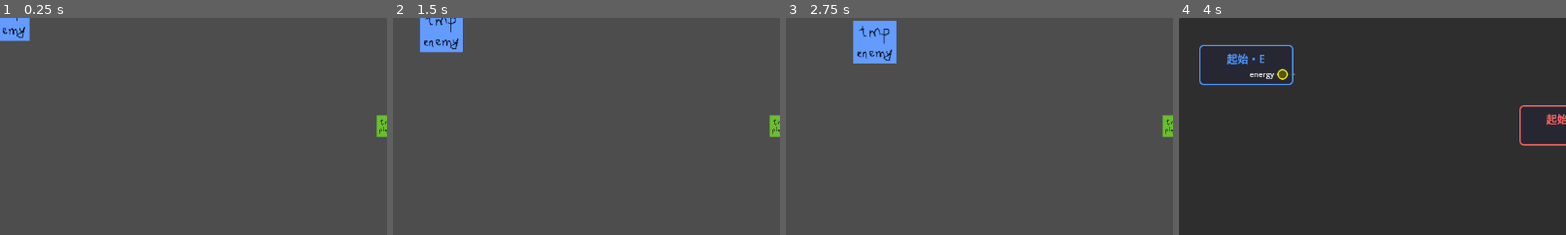
Above: before the commit, frames 1-4 (left to right).
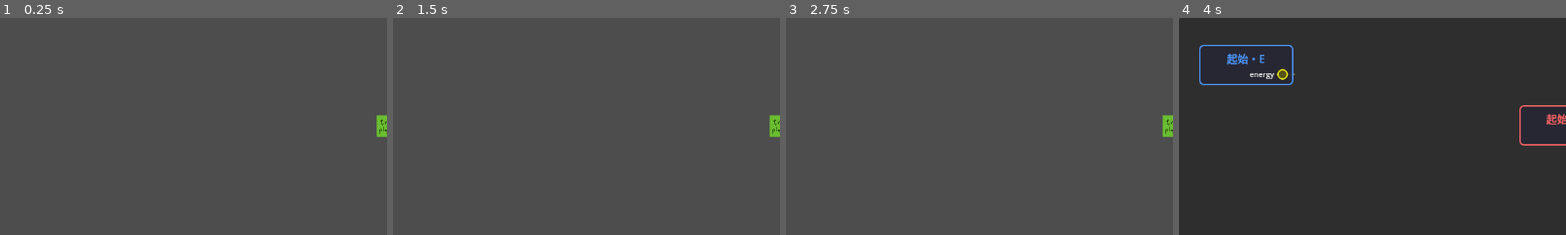
Above: after the commit, the same moments.

Repository: BlueRadio57445/spell-chanting-loudspeaker
Game: Godot game, scene res://scenes/main.tscn
The game is run twice, just before and just after one commit, with the same random seed, the same clock (stepped at 60 frames per second) and the same inputs.
Inputs (mouse positions are % of the whole screen's width and height, from its top left):
- Up to frame 1 (0.25 s): no input
- Up to frame 2 (1.5 s): click (13, 60) at 0.52 s; click (13, 77) at 1.27 s
- Up to frame 3 (2.75 s): click (13, 94) at 2.02 s
- Up to frame 4 (4 s): tap Enter (ui_accept) at 2.75 s; drag from (9, 28) to (50, 25) at 2.77 s; click (13, 13) at 3.52 s
The pictures show only the part of the screen within x 0-50%, y 0-50%; the shares and areas given below are measured in that part.

The runs differ from the first frame. In frame 1, 0.8% of the frame differs, in the area x 0-8%, y 0-11%; in frame 2, 1.8%; in frame 3, 2.2%, in the area x 17-29%, y 1-21%; in frame 4, nothing differs.

Commit message:
enemySpawner

Diff:
--- /dev/null
+++ b/scenes/Spawner.tscn
@@ -0,0 +1,16 @@
+[gd_scene format=3 uid="uid://ca5sebxocvhlg"]
+
+[ext_resource type="Script" uid="uid://c22da6ed543bk" path="res://scripts/Spawner.gd" id="1_qcsvw"]
+[ext_resource type="PackedScene" uid="uid://drr6ocjkg0s38" path="res://scenes/enemys/SlowEnemy.tscn" id="2_nal4d"]
+[ext_resource type="PackedScene" uid="uid://c3g5w87bu7vyu" path="res://scenes/enemys/NormalEnemy.tscn" id="3_d4l02"]
+[ext_resource type="PackedScene" uid="uid://bo1wjljt38evo" path="res://scenes/enemys/FastEnemy.tscn" id="4_ct5sn"]
+[ext_resource type="PackedScene" uid="uid://ch6hdxiafx51o" path="res://scenes/enemys/DashEnemy.tscn" id="5_gtjaa"]
+[ext_resource type="PackedScene" uid="uid://cu0vtgb5kifts" path="res://scenes/enemys/ExplodeEnemy.tscn" id="6_t60t6"]
+
+[node name="Spawner" type="Node2D" unique_id=82593178]
+script = ExtResource("1_qcsvw")
+enemy_scenes = Array[PackedScene]([ExtResource("2_nal4d"), ExtResource("3_d4l02"), ExtResource("4_ct5sn"), ExtResource("5_gtjaa"), ExtResource("6_t60t6")])
+
+[node name="SpawnTimer" type="Timer" parent="." unique_id=946541430]
+wait_time = 2.0
+autostart = true
--- a/scenes/enemy/DashEnemy.tscn
+++ /dev/null
@@ -1,5 +0,0 @@
-[gd_scene format=3 uid="uid://ch6hdxiafx51o"]
-
-[ext_resource type="PackedScene" uid="uid://cxpvvm3jimsot" path="res://scenes/enemy/EnemyBase.tscn" id="1_0hxxw"]
-
-[node name="DashEnemy" unique_id=1417908132 instance=ExtResource("1_0hxxw")]
--- /dev/null
+++ b/scenes/enemys/DashEnemy.tscn
@@ -0,0 +1,8 @@
+[gd_scene format=3 uid="uid://ch6hdxiafx51o"]
+
+[ext_resource type="PackedScene" uid="uid://cxpvvm3jimsot" path="res://scenes/enemys/EnemyBase.tscn" id="1_0hxxw"]
+[ext_resource type="Script" uid="uid://5ovelps6fjgd" path="res://scripts/enemys/DashEnemy.gd" id="2_apx1p"]
+
+[node name="DashEnemy" unique_id=1417908132 instance=ExtResource("1_0hxxw")]
+script = ExtResource("2_apx1p")
+dash_speed = 600.0
--- /dev/null
+++ b/scenes/enemys/ExplodeEnemy.tscn
@@ -0,0 +1,8 @@
+[gd_scene format=3 uid="uid://cu0vtgb5kifts"]
+
+[ext_resource type="PackedScene" uid="uid://cxpvvm3jimsot" path="res://scenes/enemys/EnemyBase.tscn" id="1_kykiv"]
+[ext_resource type="Script" uid="uid://hmslppp56mx2" path="res://scripts/enemys/ExplodeEnemy.gd" id="2_s06hd"]
+
+[node name="ExplodeEnemy" unique_id=1417908132 instance=ExtResource("1_kykiv")]
+script = ExtResource("2_s06hd")
+explode_range = 80.0
--- /dev/null
+++ b/scenes/enemys/FastEnemy.tscn
@@ -0,0 +1,28 @@
+[gd_scene format=3 uid="uid://bo1wjljt38evo"]
+
+[ext_resource type="Script" uid="uid://bbjgel3jle0ab" path="res://scripts/enemys/BaseEnemy.gd" id="1_5fu35"]
+[ext_resource type="Texture2D" uid="uid://d44cye8df5fw" path="res://resources/tmpEnemy.png" id="2_f8xxg"]
+
+[sub_resource type="RectangleShape2D" id="RectangleShape2D_vgmxi"]
+size = Vector2(64, 64)
+
+[sub_resource type="RectangleShape2D" id="RectangleShape2D_i3s64"]
+size = Vector2(69, 69)
+
+[node name="EnemyBase" type="CharacterBody2D" unique_id=1417908132]
+script = ExtResource("1_5fu35")
+speed = 150.0
+
+[node name="Sprite2D" type="Sprite2D" parent="." unique_id=270864752]
+texture = ExtResource("2_f8xxg")
+
+[node name="CharCollision" type="CollisionShape2D" parent="." unique_id=1190225617]
+shape = SubResource("RectangleShape2D_vgmxi")
+
+[node name="EnemyHurtBox" type="Area2D" parent="." unique_id=893333626]
+
+[node name="HurtCollision" type="CollisionShape2D" parent="EnemyHurtBox" unique_id=739336120]
+position = Vector2(-0.5, 0.5)
+shape = SubResource("RectangleShape2D_i3s64")
+
+[connection signal="area_entered" from="EnemyHurtBox" to="." method="_on_hitbox_area_entered"]
--- /dev/null
+++ b/scenes/enemys/NormalEnemy.tscn
@@ -0,0 +1,28 @@
+[gd_scene format=3 uid="uid://c3g5w87bu7vyu"]
+
+[ext_resource type="Script" uid="uid://bbjgel3jle0ab" path="res://scripts/enemys/BaseEnemy.gd" id="1_0uuwo"]
+[ext_resource type="Texture2D" uid="uid://d44cye8df5fw" path="res://resources/tmpEnemy.png" id="2_vu24j"]
+
+[sub_resource type="RectangleShape2D" id="RectangleShape2D_vgmxi"]
+size = Vector2(64, 64)
+
+[sub_resource type="RectangleShape2D" id="RectangleShape2D_i3s64"]
+size = Vector2(69, 69)
+
+[node name="EnemyBase" type="CharacterBody2D" unique_id=1417908132]
+script = ExtResource("1_0uuwo")
+speed = 100.0
+
+[node name="Sprite2D" type="Sprite2D" parent="." unique_id=270864752]
+texture = ExtResource("2_vu24j")
+
+[node name="CharCollision" type="CollisionShape2D" parent="." unique_id=1190225617]
+shape = SubResource("RectangleShape2D_vgmxi")
+
+[node name="EnemyHurtBox" type="Area2D" parent="." unique_id=893333626]
+
+[node name="HurtCollision" type="CollisionShape2D" parent="EnemyHurtBox" unique_id=739336120]
+position = Vector2(-0.5, 0.5)
+shape = SubResource("RectangleShape2D_i3s64")
+
+[connection signal="area_entered" from="EnemyHurtBox" to="." method="_on_hitbox_area_entered"]
--- /dev/null
+++ b/scenes/enemys/SlowEnemy.tscn
@@ -0,0 +1,27 @@
+[gd_scene format=3 uid="uid://drr6ocjkg0s38"]
+
+[ext_resource type="Script" uid="uid://bbjgel3jle0ab" path="res://scripts/enemys/BaseEnemy.gd" id="1_80u3f"]
+[ext_resource type="Texture2D" uid="uid://d44cye8df5fw" path="res://resources/tmpEnemy.png" id="2_ir53m"]
+
+[sub_resource type="RectangleShape2D" id="RectangleShape2D_vgmxi"]
+size = Vector2(64, 64)
+
+[sub_resource type="RectangleShape2D" id="RectangleShape2D_i3s64"]
+size = Vector2(69, 69)
+
+[node name="EnemyBase" type="CharacterBody2D" unique_id=1417908132]
+script = ExtResource("1_80u3f")
+
+[node name="Sprite2D" type="Sprite2D" parent="." unique_id=270864752]
+texture = ExtResource("2_ir53m")
+
+[node name="CharCollision" type="CollisionShape2D" parent="." unique_id=1190225617]
+shape = SubResource("RectangleShape2D_vgmxi")
+
+[node name="EnemyHurtBox" type="Area2D" parent="." unique_id=893333626]
+
+[node name="HurtCollision" type="CollisionShape2D" parent="EnemyHurtBox" unique_id=739336120]
+position = Vector2(-0.5, 0.5)
+shape = SubResource("RectangleShape2D_i3s64")
+
+[connection signal="area_entered" from="EnemyHurtBox" to="." method="_on_hitbox_area_entered"]
--- a/scenes/main.tscn
+++ b/scenes/main.tscn
@@ -5,7 +5,7 @@
 [ext_resource type="Script" uid="uid://dy53fb7gmsdlf" path="res://scripts/ui/rune_canvas.gd" id="3"]
 [ext_resource type="Texture2D" uid="uid://ogn0b16no58x" path="res://resources/tmpPlayer.png" id="3_tipki"]
 [ext_resource type="Script" uid="uid://d2778v36qu8fj" path="res://scripts/ui/rune_inventory.gd" id="4"]
-[ext_resource type="PackedScene" uid="uid://cxpvvm3jimsot" path="res://scenes/enemy/EnemyBase.tscn" id="4_o6xl0"]
+[ext_resource type="PackedScene" uid="uid://ca5sebxocvhlg" path="res://scenes/Spawner.tscn" id="4_o6xl0"]
 [ext_resource type="Script" uid="uid://bfeo6jrad2vaf" path="res://scripts/rune_system/rune_executor.gd" id="5"]
 
 [sub_resource type="RectangleShape2D" id="RectangleShape2D_ya4ey"]
@@ -63,7 +63,7 @@
 [node name="HurtCollision" type="CollisionShape2D" parent="VBoxContainer/GameViewportContainer/GameViewport/World/Player/PlayerHurtbox" unique_id=743019441]
 shape = SubResource("RectangleShape2D_eb6dy")
 
-[node name="EnemyBase" parent="VBoxContainer/GameViewportContainer/GameViewport/World" unique_id=1417908132 instance=ExtResource("4_o6xl0")]
+[node name="Spawner" parent="VBoxContainer/GameViewportContainer/GameViewport/World" unique_id=82593178 instance=ExtResource("4_o6xl0")]
 
 [node name="RuneUI" type="Panel" parent="VBoxContainer" unique_id=2004242461]
 layout_mode = 2
--- /dev/null
+++ b/scripts/Spawner.gd
@@ -0,0 +1,28 @@
+extends Node2D
+
+# 這裡放入你做好的各種怪物場景
+@export var enemy_scenes: Array[PackedScene] = []
+@export var spawn_radius = 600.0 # 離玩家多遠生成
+
+var player = null
+
+func _ready():
+	player = get_tree().root.find_child("Player", true, false)
+	# 連接 Timer 信號
+	$SpawnTimer.timeout.connect(_on_spawn_timer_timeout)
+
+func _on_spawn_timer_timeout():
+	if !player: return
+
+	# 1. 隨機選一種怪
+	var random_enemy_scene = enemy_scenes.pick_random()
+	var enemy = random_enemy_scene.instantiate()
+
+	# 2. 計算生成位置 (以玩家為中心的一個圓圈上，避免直接生在玩家臉上)
+	var random_angle = randf() * TAU # TAU 是 2*PI
+	var offset = Vector2(cos(random_angle), sin(random_angle)) * spawn_radius
+	enemy.global_position = player.global_position + offset
+
+	# 3. 把怪物加進戰鬥場景
+	# 建議加到 get_parent()，這樣怪物才不會跟著 Spawner 移動
+	get_parent().add_child(enemy)
--- /dev/null
+++ b/scripts/enemys/ExplodeEnemy.gd
@@ -0,0 +1,41 @@
+extends EnemyBase
+
+@export var explode_range = 80.0
+var is_exploding = false
+
+func _on_hitbox_area_entered(area):
+	prepare_explosion()
+
+func handle_movement(_delta):
+	if is_exploding:
+		velocity = Vector2.ZERO # 確保閃爍時停在原地
+		return
+	super.handle_movement(_delta) # 平時正常追蹤
+
+func prepare_explosion():
+	is_exploding = true
+	# 停止移動
+	velocity = Vector2.ZERO
+
+	# 閃爍預警動畫
+	var tween = create_tween()
+	# 快速閃爍三次
+	for i in range(3):
+		tween.tween_property($Sprite2D, "modulate", Color.ORANGE_RED, 0.1)
+		tween.tween_property($Sprite2D, "modulate", Color.WHITE, 0.1)
+
+	# 動畫結束後呼叫爆炸
+	tween.tween_callback(explode_now)
+
+func explode_now():
+	# 1. 偵測範圍傷害 (最快做法：檢查與玩家距離)
+	var dist = global_position.distance_to(player.global_position)
+	if dist < explode_range * 1.5:
+		if player.has_method("take_damage"):
+			player.take_damage(attack * 3) # 自爆通常傷害很高
+
+	# 2. 播放特效或聲音 (Game Jam 必備)
+	# spawn_explosion_effect()
+
+	# 3. 消失
+	queue_free()
Renamed: scenes/enemy/EnemyBase.tscn -> scenes/enemys/EnemyBase.tscn
Not shown, added: scripts/Spawner.gd.uid
Not shown, added: scripts/enemys/ExplodeEnemy.gd.uid
